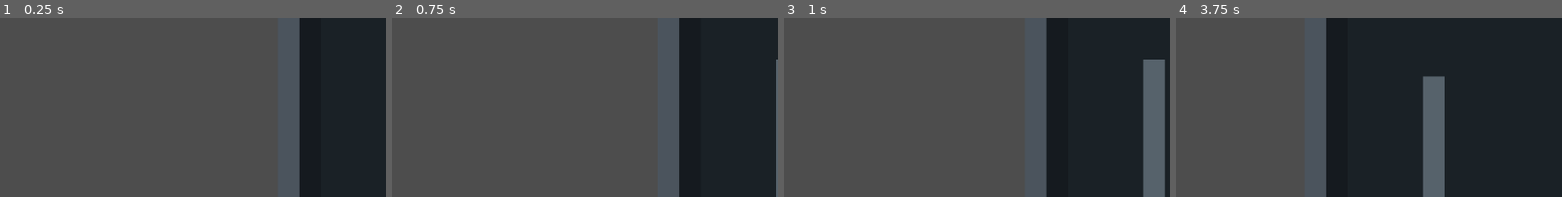
Above: before the commit, frames 1-4 (left to right).
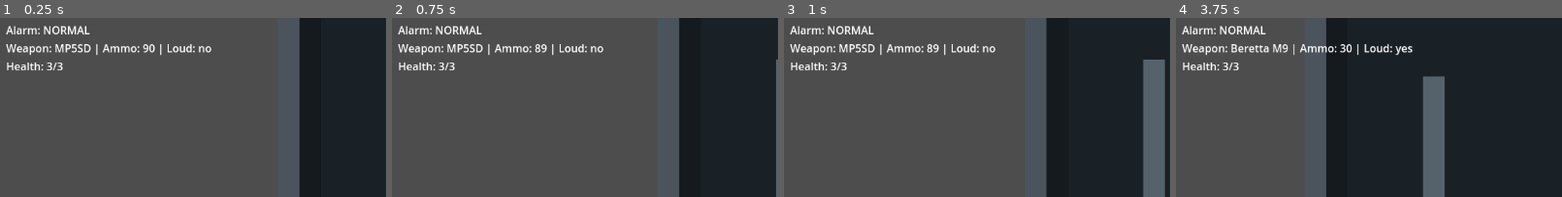
Above: after the commit, the same moments.

Repository: wintermute11-openclaw/delta-protocol
Game: Godot game, scene res://scenes/main/Main.tscn
Two runs of this game, one before a commit and one after it. Both use one fixed random seed, a clock stepped at 60 frames per second and the inputs below.
Inputs (mouse positions are % of the whole screen's width and height, from its top left):
- Up to frame 1 (0.25 s): no input
- Up to frame 2 (0.75 s): move the mouse to (72, 54) at 0.52 s; hold D (move_right) from 0.53 s (still down); click (72, 54) at 0.6 s
- Up to frame 3 (1 s): keep holding D (move_right)
- Up to frame 4 (3.75 s): move the mouse to (30, 67) at 1.27 s; release D (move_right) at 1.28 s; hold S (move_down) 1.28-2.03 s; click (30, 67) at 1.35 s; move the mouse to (60, 34) at 2.02 s; hold D (move_right) 2.03-2.78 s; hold Shift (slow_move) 2.03-2.78 s; click (60, 34) at 2.3 s; move the mouse to (45, 85) at 2.77 s; hold W (move_up) 2.78-3.53 s; tap 1 (weapon_1) at 2.85 s; click (45, 85) at 3.05 s; move the mouse to (80, 79) at 3.52 s; hold A (move_left) from 3.53 s (still down); tap 2 (weapon_2) at 3.6 s
The pictures show only the part of the screen within x 0-50%, y 1-51%; the shares and areas given below are measured in that part.

The runs differ from the first frame. In frame 1, 2.2% of the frame differs, in the area x 1-55%, y 4-30%; in frame 2, 2.2%; in frame 3, 2.2%; in frame 4, 2.4%, in the area x 1-62%, y 4-30%.

Commit message:
feat: implement alarm system

Diff:
--- a/project.godot
+++ b/project.godot
@@ -6,6 +6,9 @@
 [application]
 config/name="Delta Protocol: Operation Silent Ledger"
 run/main_scene="res://scenes/main/Main.tscn"
+
+[autoload]
+GameState="*res://scripts/autoload/game_state.gd"
 
 [input]
 move_up={
--- a/scenes/main/Main.tscn
+++ b/scenes/main/Main.tscn
@@ -1,8 +1,9 @@
-[gd_scene load_steps=9 format=3]
+[gd_scene load_steps=10 format=3]
 
 [ext_resource type="PackedScene" path="res://scenes/player/Player.tscn" id="1_player"]
 [ext_resource type="PackedScene" path="res://scenes/enemies/DummyTarget.tscn" id="2_dummy"]
 [ext_resource type="PackedScene" path="res://scenes/enemies/Guard.tscn" id="3_guard"]
+[ext_resource type="PackedScene" path="res://scenes/ui/HUD.tscn" id="4_hud"]
 
 [sub_resource type="RectangleShape2D" id="RectangleShape2D_top"]
 size = Vector2(1216, 32)
@@ -31,6 +32,8 @@
 
 [node name="Player" parent="." instance=ExtResource("1_player")]
 position = Vector2(160, 680)
+
+[node name="HUD" parent="." instance=ExtResource("4_hud")]
 
 [node name="Walls" type="Node2D" parent="."]
 
--- /dev/null
+++ b/scenes/ui/HUD.tscn
@@ -0,0 +1,24 @@
+[gd_scene load_steps=2 format=3]
+
+[ext_resource type="Script" path="res://scripts/ui/hud.gd" id="1_script"]
+
+[node name="HUD" type="CanvasLayer"]
+script = ExtResource("1_script")
+
+[node name="MarginContainer" type="MarginContainer" parent="."]
+offset_left = 12.0
+offset_top = 12.0
+offset_right = 360.0
+offset_bottom = 120.0
+
+[node name="VBoxContainer" type="VBoxContainer" parent="MarginContainer"]
+layout_mode = 2
+
+[node name="AlarmLabel" type="Label" parent="MarginContainer/VBoxContainer"]
+text = "Alarm: NORMAL"
+
+[node name="WeaponLabel" type="Label" parent="MarginContainer/VBoxContainer"]
+text = "Weapon: n/a"
+
+[node name="HealthLabel" type="Label" parent="MarginContainer/VBoxContainer"]
+text = "Health: n/a"
--- /dev/null
+++ b/scripts/autoload/game_state.gd
@@ -0,0 +1,47 @@
+extends Node
+
+signal alarm_state_changed(new_state: int, reason: String)
+
+enum AlarmState {
+	NORMAL,
+	SUSPICIOUS,
+	ALARM,
+}
+
+var alarm_state: AlarmState = AlarmState.NORMAL
+var global_last_known_player_position: Vector2 = Vector2.ZERO
+var has_global_last_known_player_position: bool = false
+
+func set_alarm_state(new_state: AlarmState, reason: String = "") -> void:
+	if alarm_state == new_state:
+		if new_state != AlarmState.NORMAL and has_global_last_known_player_position:
+			print("Alarm persists: ", get_alarm_state_name(), " reason=", reason)
+		return
+
+	alarm_state = new_state
+	print("Alarm state -> ", get_alarm_state_name(), " reason=", reason)
+	emit_signal("alarm_state_changed", alarm_state, reason)
+
+func raise_suspicion(reason: String = "") -> void:
+	if alarm_state == AlarmState.ALARM:
+		return
+	set_alarm_state(AlarmState.SUSPICIOUS, reason)
+
+func trigger_alarm(reason: String = "") -> void:
+	set_alarm_state(AlarmState.ALARM, reason)
+
+func reset_alarm() -> void:
+	has_global_last_known_player_position = false
+	global_last_known_player_position = Vector2.ZERO
+	set_alarm_state(AlarmState.NORMAL, "reset")
+
+func get_alarm_state_name() -> String:
+	return AlarmState.keys()[alarm_state]
+
+func set_last_known_player_position(position: Vector2) -> void:
+	global_last_known_player_position = position
+	has_global_last_known_player_position = true
+
+func clear_last_known_player_position() -> void:
+	has_global_last_known_player_position = false
+	global_last_known_player_position = Vector2.ZERO
--- a/scripts/enemies/guard_ai.gd
+++ b/scripts/enemies/guard_ai.gd
@@ -29,6 +29,7 @@
 var suspicious_timer: float = 0.0
 var attack_timer: float = 0.0
 var last_known_player_position: Vector2 = Vector2.ZERO
+var has_last_known_player_position: bool = false
 var facing_direction: Vector2 = Vector2.RIGHT
 var player_ref: Node2D = null
 
@@ -62,15 +63,34 @@
 	_update_vision_cone()
 
 func _patrol_state() -> void:
+	if _can_engage_player():
+		_set_known_player_position(player_ref.global_position)
+		_trigger_global_alarm("player spotted")
+		_change_state(GuardState.CHASE)
+		return
+
+	if _is_global_alarm_active() and GameState.has_global_last_known_player_position:
+		_set_known_player_position(GameState.global_last_known_player_position)
+		_change_state(GuardState.SUSPICIOUS)
+		return
+
 	_patrol()
-	if _can_engage_player():
-		last_known_player_position = player_ref.global_position
-		_change_state(GuardState.CHASE)
 
 func _suspicious_state(delta: float) -> void:
 	if _can_engage_player():
-		last_known_player_position = player_ref.global_position
+		_set_known_player_position(player_ref.global_position)
+		_trigger_global_alarm("player spotted")
 		_change_state(GuardState.CHASE)
+		return
+
+	if not has_last_known_player_position and _is_global_alarm_active() and GameState.has_global_last_known_player_position:
+		_set_known_player_position(GameState.global_last_known_player_position)
+
+	if not has_last_known_player_position:
+		velocity = Vector2.ZERO
+		suspicious_timer -= delta
+		if suspicious_timer <= 0.0:
+			_change_state(GuardState.PATROL)
 		return
 
 	var to_target := last_known_player_position - global_position
@@ -80,14 +100,19 @@
 		velocity = Vector2.ZERO
 		suspicious_timer -= delta
 		if suspicious_timer <= 0.0:
+			has_last_known_player_position = false
 			_change_state(GuardState.PATROL)
 
 func _chase_state() -> void:
 	if not _can_engage_player():
+		if _is_global_alarm_active() and GameState.has_global_last_known_player_position:
+			_set_known_player_position(GameState.global_last_known_player_position)
+		if GameState != null and GameState.alarm_state != GameState.AlarmState.ALARM:
+			GameState.raise_suspicion("lost visual contact")
 		_change_state(GuardState.SUSPICIOUS)
 		return
 
-	last_known_player_position = player_ref.global_position
+	_set_known_player_position(player_ref.global_position)
 	var distance_to_player := global_position.distance_to(player_ref.global_position)
 	_face_towards(player_ref.global_position)
 
@@ -100,10 +125,14 @@
 
 func _attack_state() -> void:
 	if not _can_engage_player():
+		if _is_global_alarm_active() and GameState.has_global_last_known_player_position:
+			_set_known_player_position(GameState.global_last_known_player_position)
+		if GameState != null and GameState.alarm_state != GameState.AlarmState.ALARM:
+			GameState.raise_suspicion("lost visual contact")
 		_change_state(GuardState.SUSPICIOUS)
 		return
 
-	last_known_player_position = player_ref.global_position
+	_set_known_player_position(player_ref.global_position)
 	var distance_to_player := global_position.distance_to(player_ref.global_position)
 	_face_towards(player_ref.global_position)
 	velocity = Vector2.ZERO
@@ -209,6 +238,23 @@
 	var right_point := forward.rotated(half_angle) * vision_range
 	vision_cone.polygon = PackedVector2Array([Vector2.ZERO, left_point, right_point])
 
+func _set_known_player_position(position: Vector2) -> void:
+	last_known_player_position = position
+	has_last_known_player_position = true
+	if GameState != null:
+		GameState.set_last_known_player_position(position)
+
+func _trigger_global_alarm(reason: String) -> void:
+	if GameState == null:
+		return
+	if reason == "player spotted":
+		GameState.trigger_alarm("player spotted")
+		return
+	GameState.trigger_alarm(reason)
+
+func _is_global_alarm_active() -> bool:
+	return GameState != null and GameState.alarm_state == GameState.AlarmState.ALARM
+
 func take_damage(amount: int) -> void:
 	if current_state == GuardState.DEAD:
 		return
--- a/scripts/player/player.gd
+++ b/scripts/player/player.gd
@@ -93,6 +93,10 @@
 	current_weapon.consume_ammo()
 	fire_cooldown = current_weapon.fire_interval
 
+	if current_weapon.loud and GameState != null:
+		GameState.set_last_known_player_position(global_position)
+		GameState.trigger_alarm("loud weapon fired")
+
 func _fire_knife_attack() -> void:
 	var space_state := get_world_2d().direct_space_state
 	var shape := CircleShape2D.new()
@@ -144,3 +148,6 @@
 		current_weapon.ammo_text(),
 		"yes" if current_weapon.loud else "no"
 	]
+
+func get_health_status_text() -> String:
+	return "%s/%s" % [current_health, max_health]
--- /dev/null
+++ b/scripts/ui/hud.gd
@@ -0,0 +1,36 @@
+extends CanvasLayer
+
+@onready var alarm_label: Label = $MarginContainer/VBoxContainer/AlarmLabel
+@onready var weapon_label: Label = $MarginContainer/VBoxContainer/WeaponLabel
+@onready var health_label: Label = $MarginContainer/VBoxContainer/HealthLabel
+
+var player_ref: Node = null
+
+func _ready() -> void:
+	player_ref = get_tree().get_first_node_in_group("player")
+	if GameState != null and GameState.has_signal("alarm_state_changed"):
+		GameState.alarm_state_changed.connect(_on_alarm_state_changed)
+	_update_alarm_label()
+	_update_player_labels()
+
+func _process(_delta: float) -> void:
+	if player_ref == null:
+		player_ref = get_tree().get_first_node_in_group("player")
+	_update_player_labels()
+
+func _on_alarm_state_changed(_new_state: int, _reason: String) -> void:
+	_update_alarm_label()
+
+func _update_alarm_label() -> void:
+	alarm_label.text = "Alarm: %s" % GameState.get_alarm_state_name()
+
+func _update_player_labels() -> void:
+	if player_ref == null:
+		weapon_label.text = "Weapon: n/a"
+		health_label.text = "Health: n/a"
+		return
+
+	if player_ref.has_method("get_weapon_status_text"):
+		weapon_label.text = "Weapon: %s" % player_ref.get_weapon_status_text()
+	if player_ref.has_method("get_health_status_text"):
+		health_label.text = "Health: %s" % player_ref.get_health_status_text()
Not shown, changed: README.md
Not shown, changed: docs/CHANGELOG.md
Not shown, changed: docs/DESIGN.md
Not shown, changed: docs/TODO.md
